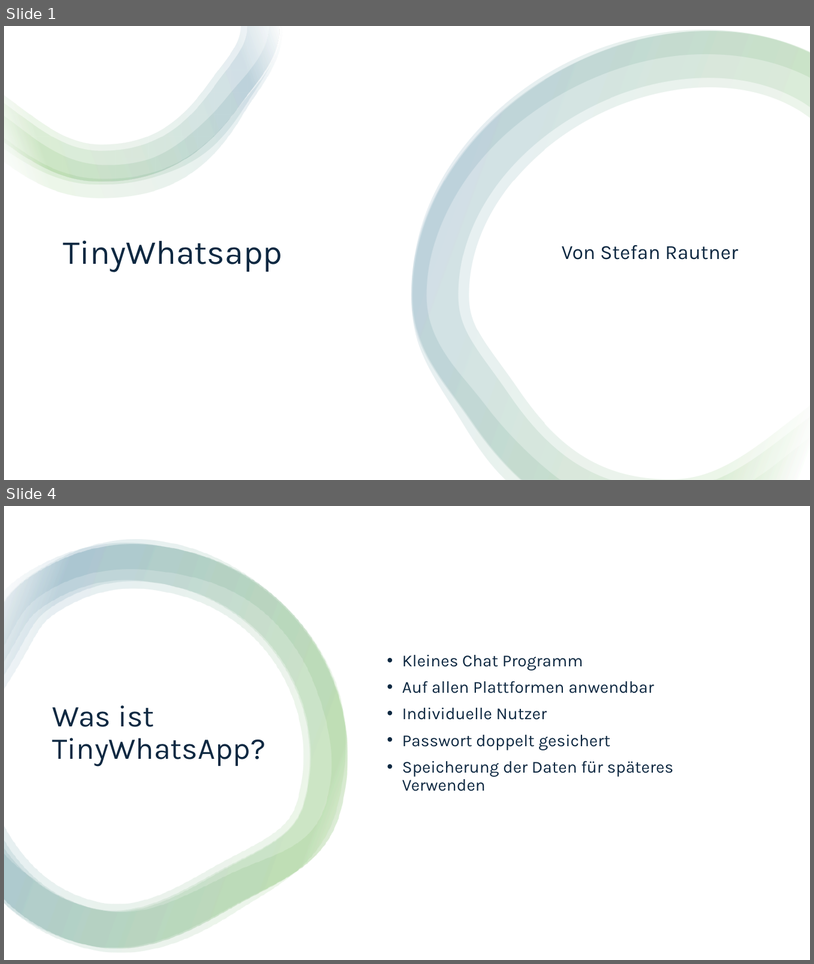
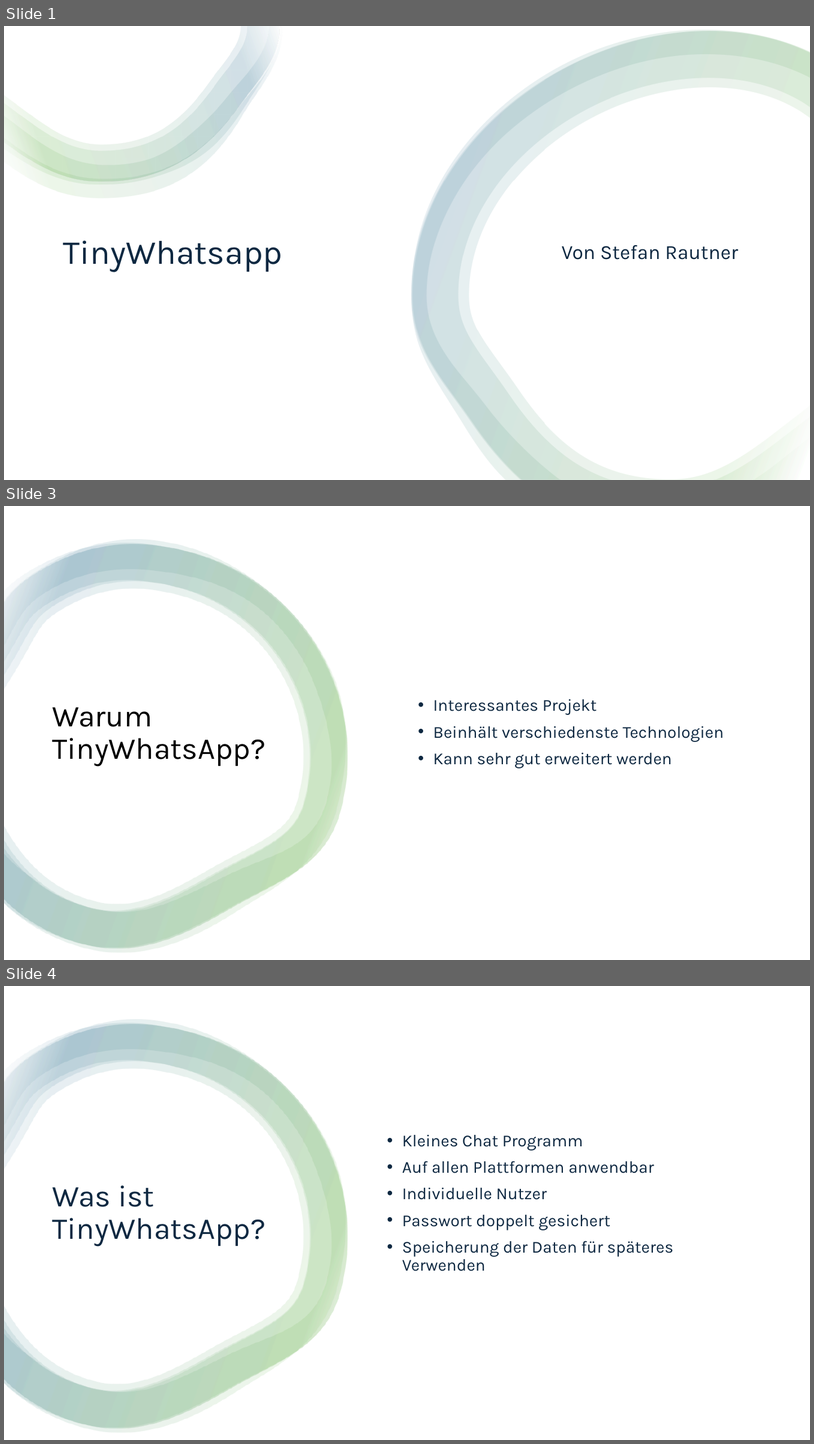
Before and after one commit to StefanRautner/ChatProgram, a slide deck: Dokumente/End-Praesentation.pptx. Shown one above the other, each under a label of ours: slides 1 and 4 before the commit, slides 1, 3 and 4 after it; the slides between them are not shown. The pictures are 814x964 and 814x1444 pixels, drawn with LibreOffice and Linux fonts; fonts in the diff are those of the drawing. Boxes give left, top, right and bottom in pixels: in the first picture for what was removed or moved away, otherwise in the second. Text is boxed around its words. In the diff, an @@ line names an element or a change of style, - is before the commit and + after.

```diff
--- a/Dokumente/End-Praesentation.pptx
+++ b/Dokumente/End-Praesentation.pptx
@@ slide 3 added at [4, 506, 810, 960], background #FFFFFF @@
@@ rectangle added at [4, 506, 810, 960], fill #FFFFFF @@
@@ group added at [4, 540, 348, 952]: 4 freeform shapes @@
@@ text added at [434, 699, 725, 768], 20 pt, text #0E2841 @@
+• Interessantes Projekt
+• Beinhält verschiedenste Technologien
+• Kann sehr gut erweitert werden
@@ title added at [53, 707, 266, 766], 36 pt, text #000000 @@
+Warum TinyWhatsApp?
```
Also in this commit, not shown: 1 slide changed, 1 slide removed, 56 other files.
